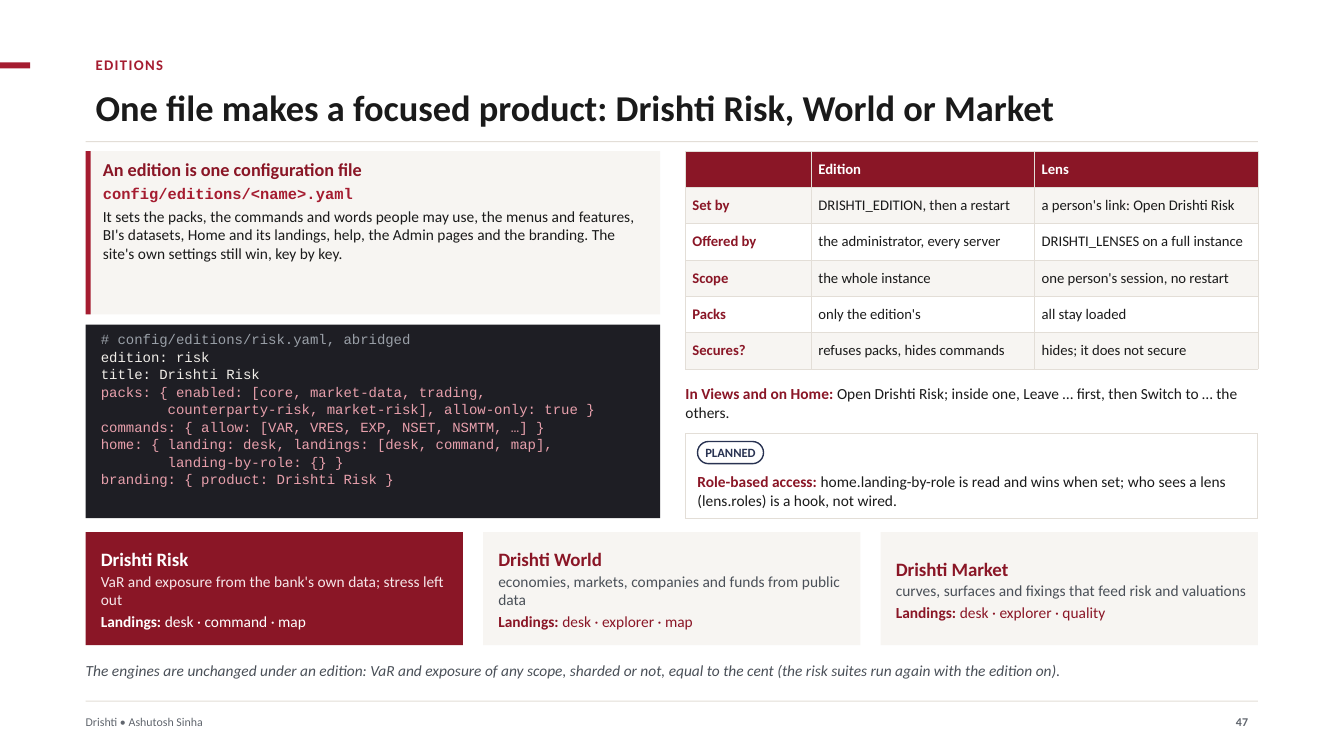
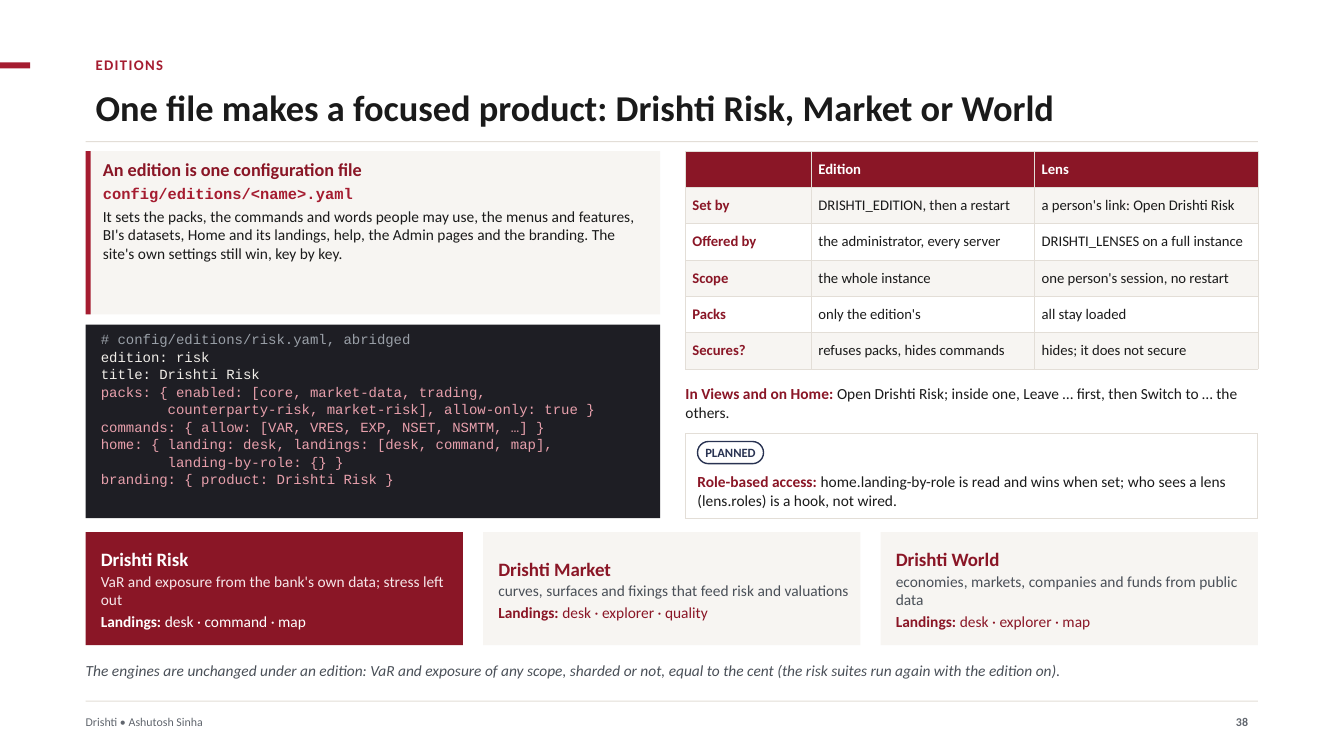
Before and after one commit to ajsinha/drishti, a slide deck: slide 38 of docs/publications/Drishti-VaR-Engine.pptx (slide 47 before the commit). Drawn at 1344x756 pixels with LibreOffice and Linux fonts; fonts in the diff are those of the drawing. Boxes give left, top, right and bottom in pixels: in the first picture for what was removed or moved away, otherwise in the second. Text is boxed around its words. In the diff, an @@ line names an element or a change of style, - is before the commit and + after.

Commit message:
Decks reorganised: one shape for every deck, the two AWS decks merged into Drishti-on-AWS, the VaR deck with the Market and World editions and one roadmap, every estimate footnoted with its derivation (figures corrected: shard owner 128 GB RAM and a 36 GB heap, 330-650 req/s); EXPOSURE_GUIDE 27.3's seven-year path storage is about 130 TB

```diff
--- a/docs/publications/Drishti-VaR-Engine.pptx
+++ b/docs/publications/Drishti-VaR-Engine.pptx
@@ title at box(96, 95, 1054, 127): text changed @@
-One file makes a focused product: Drishti Risk, World or Market
+One file makes a focused product: Drishti Risk, Market or World
@@ text at box(498, 562, 849, 621): text changed @@
-Drishti World
-economies, markets, companies and funds from public data
-Landings: desk · explorer · map
+Drishti Market
+curves, surfaces and fixings that feed risk and valuations
+Landings: desk · explorer · quality
@@ text at box(896, 552, 1237, 630): text changed @@
-Drishti Market
-curves, surfaces and fixings that feed risk and valuations
-Landings: desk · explorer · quality
+Drishti World
+economies, markets, companies and funds from public data
+Landings: desk · explorer · map
@@ page number at box(1236, 718, 1248, 726): text changed @@
-47
+38
```
Also in this commit, not shown: 33 other slides changed, 14 slides added, 4 slides removed, 13 other files.
